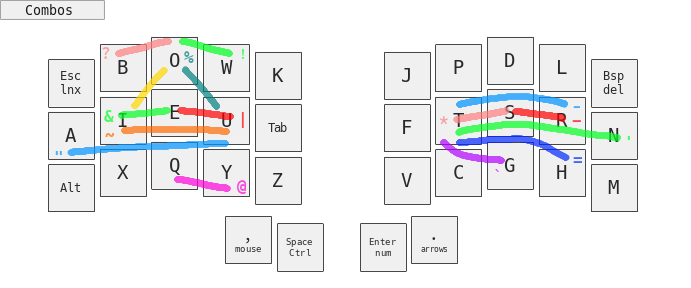
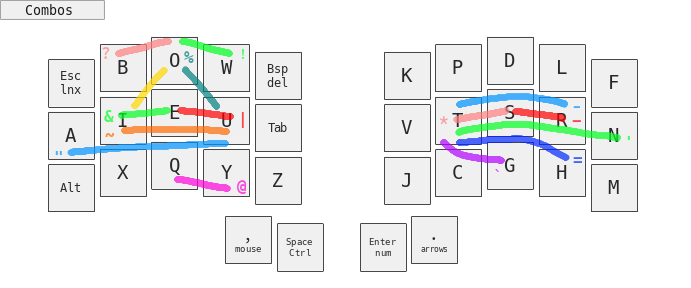
Layers edited between the first and the second w=691, h=288 image:
painted on "=" over [481, 136, 540, 150]
painted on "*" over [452, 113, 464, 124]
painted on "base.png" over [267, 37, 624, 264]
